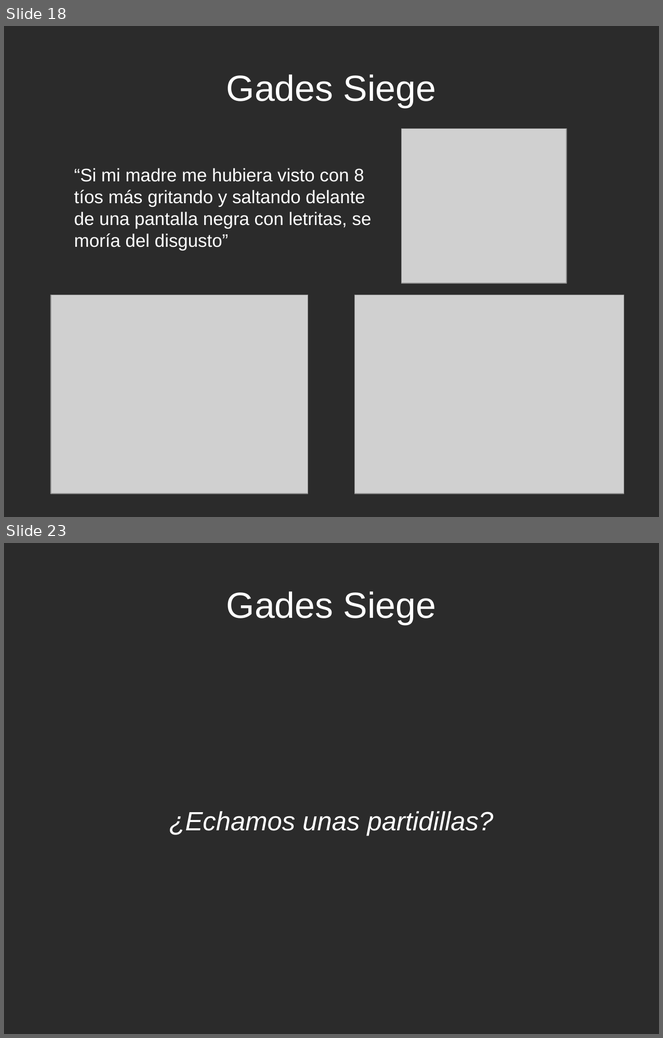
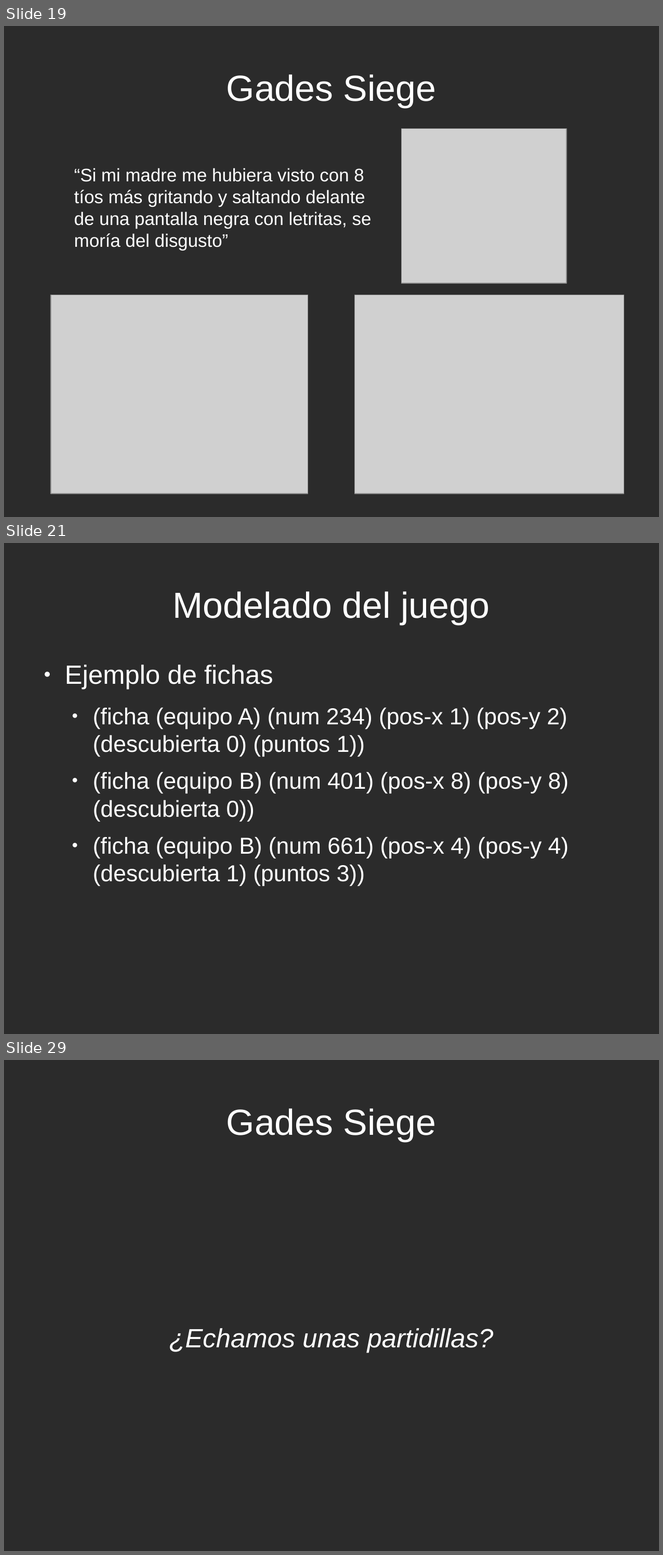
Before and after one commit to rompehielos013013013/gsiege, a slide deck: presentacion/expertoUCLM2014/SSEE-IA.odp. Shown one above the other, each under a label of ours: slides 18 and 23 before the commit, slides 19, 21 and 29 after it; the slides between them are not shown. The pictures are 663x1038 and 663x1555 pixels, drawn with LibreOffice and Linux fonts; fonts in the diff are those of the drawing; grey boxes stand for pictures; background and template pictures are left out; a plain dark background stands for a picture behind light text. Boxes give left, top, right and bottom in pixels: in the first picture for what was removed or moved away, otherwise in the second. Text is boxed around its words. In the diff, an @@ line names an element or a change of style, - is before the commit and + after.

```diff
--- a/presentacion/expertoUCLM2014/SSEE-IA.odp
+++ b/presentacion/expertoUCLM2014/SSEE-IA.odp
@@ slide 21 added at box(4, 543, 659, 1034), background picture (left out) @@
@@ title added at box(173, 591, 490, 625), 44 pt, text #FFFFFF @@
+Modelado del juego
@@ text added at box(65, 665, 569, 887), 28 pt, text #FFFFFF @@
+● Ejemplo de fichas
+  ● (ficha (equipo A) (num 234) (pos-x 1) (pos-y 2) (descubierta 0) (puntos 1))
+  ● (ficha (equipo B) (num 401) (pos-x 8) (pos-y 8) (descubierta 0))
+  ● (ficha (equipo B) (num 661) (pos-x 4) (pos-y 4) (descubierta 1) (puntos 3))
@@ what was slide 18 is now slide 19 @@
@@ what was slide 23 is now slide 29 @@
```
Also in this commit, not shown: 7 slides changed, 6 other slides added, 1 slide removed, 1 other file.
